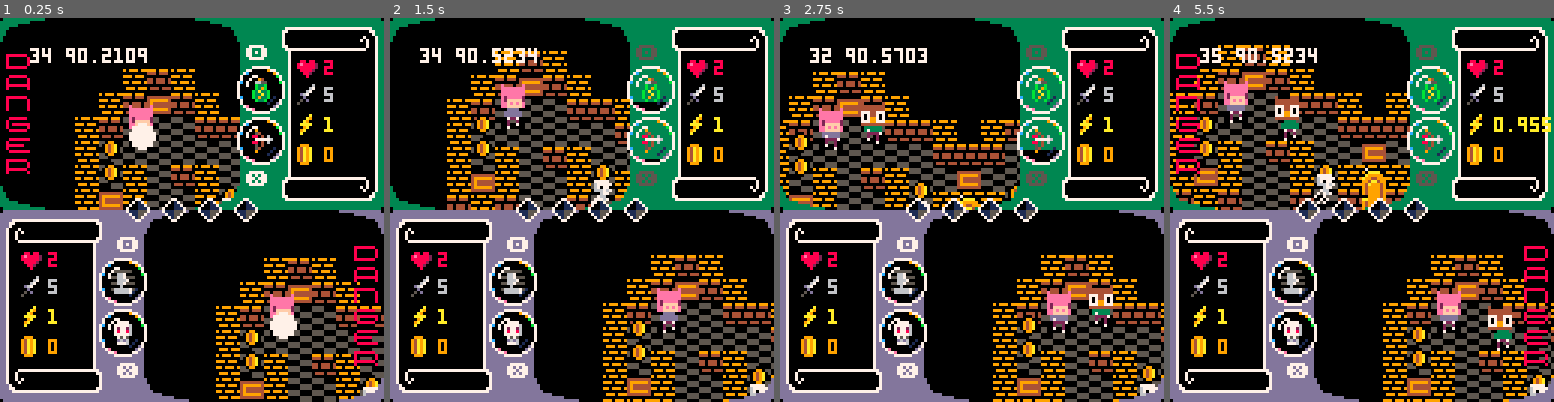
Above: before the commit, frames 1-4 (left to right).
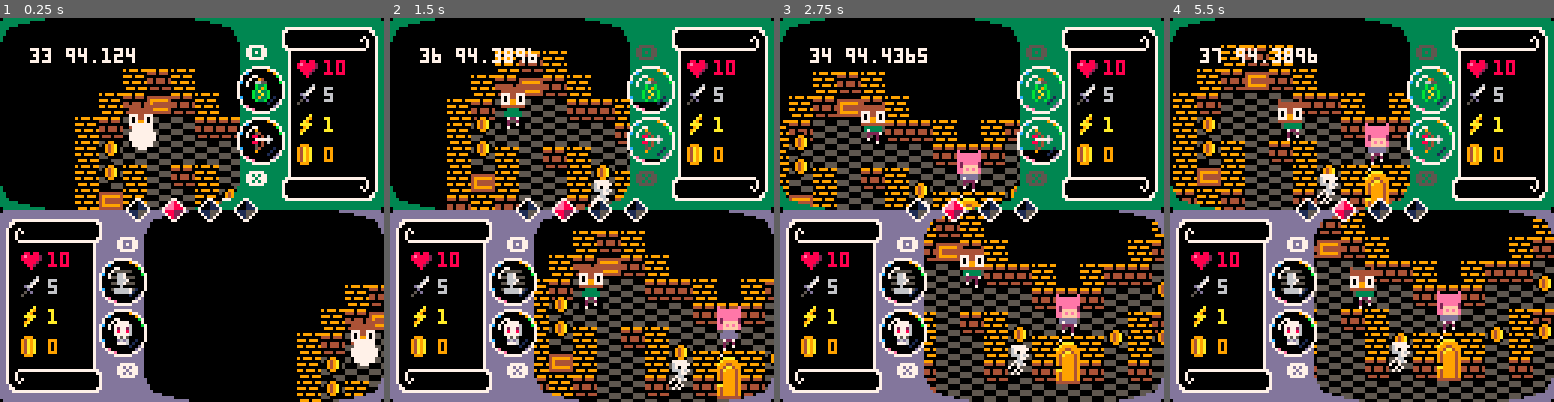
Above: after the commit, the same moments.

Repository: catnipped/hackman
Game: PICO-8 cartridge hackman.p8
Two runs of this game, one before a commit and one after it. Both use one fixed random seed, a clock stepped at 60 frames per second and the inputs below.
Inputs:
- Up to frame 1 (0.25 s): no input
- Up to frame 2 (1.5 s): tap X (X key) at 0.33, 1.07 s; tap O (Z key) at 0.7 s
- Up to frame 3 (2.75 s): hold Right 1.6-2.1 s; tap O (Z key) at 1.7, 2.1, 2.5 s; tap X (X key) at 1.85 s; hold Up 2.15-2.42 s; hold Right from 2.47 s (still down)
- Up to frame 4 (5.5 s): tap O (Z key) every 0.4 s from 2.9 to 5.3 s; tap X (X key) at 2.97, 4.08, 5.2 s; release Right at 3.03 s; hold Left 3.08-3.58 s; hold Down 3.63-3.97 s; hold Right 4.02-4.68 s; hold Up 4.73-5.03 s; hold Left from 5.08 s (still down)

The runs differ from the first frame. In frame 1, 10% of the frame differs, in the area x 1-100%, y 7-100%; in frame 2, 14%; in frame 3, 17%; in frame 4, 23%, in the area x 0-100%, y 7-100%.

Commit message:
tempo/velocity

Diff:
--- a/hackman.p8
+++ b/hackman.p8
@@ -73,14 +73,18 @@
       dir = {-1,0},
       targetdir = {0,0},
       tempo = 1,
-      hp = 2,
+      velocity = 1,
+      hp = 10,
       str = 5,
       coin = 0,
       headbobble = 0,
       dash = {false,10},
-      ability = {o = {active = false, cooldown = 0}, x = {active = false, cooldown = 0} }
+      ability = {o = {active = false, cooldown = 0}, x = {active = false, cooldown = 0} },
+      pickup = nil
     })
   end
+  player[2].x = 64
+  player[2].y = 32
 end
 
 function init_enemies(i)
@@ -135,14 +139,17 @@
     gem[i.nr] = true
   end
   del(items,i)
+  p.pickup = {0,i.sprite}
 end
 
 function _update()
   frames += 1
   if frames > 32000 then frames = 0 end
+  local velocity = {player[1].velocity, player[2].velocity}
   for p in all(player) do
+    velocity[p.nr] = lerp(velocity[p.nr],p.tempo,0.1)
     p.headbobble = sin((frames/p.tempo)*0.07)
-    control(p)
+
     if collision(p,walls,p.targetdir) == false then p.dir = p.targetdir end
     if collision(p,walls) then
     collisions_pushback(p) end
@@ -150,13 +157,26 @@
       if collision(p,{{i.x, i.y}}) then pickup(p,i) end
     end
     for c in all(chests) do
-      if collision(p,{c}) then chest2item(c) p.tempo = -2 end
-    end
-
+      if collision(p,{c}) then chest2item(c) velocity[p.nr] = -2 end
+    end
+    local p2 = player[2]
+    if p.nr == player[2].nr then p2 = player[1] end
+    if collision(p,{{p2.x,p2.y}},p.dir) then
+      velocity[p.nr] -= velocity[p2.nr]
+      p.dir = {0,0}
+    end
+    if p.dash[1] == true and collision(p,{{p2.x,p2.y}},{p.dir[1]*6,p.dir[2]*6} ) then
+      velocity[p2.nr] -= velocity[p.nr]
+      p2.hp -= p.str
+      p2.hp = max(p2.hp,0)
+    end
+  end
+  player[1].velocity = velocity[1]
+  player[2].velocity = velocity[2]
+  for p in all(player) do
+    control(p)
     movement(p)
-
     camera_smoothing(p)
-    p.tempo = lerp(p.tempo,1,0.1)
   end
 
   for e in all(enemy) do
@@ -180,25 +200,25 @@
   if btnp(0,p.nr-1) and p.dir[1] == -1 and p.dash[1] == false and p.dash[2] <= 0 then
     p.dash[1] = true
     p.dash[2] = 10
-    p.tempo += 2
+    p.velocity += 2
   end
 
   if btnp(1,p.nr-1) and p.dir[1] == 1 and p.dash[1] == false and p.dash[2] == 0 then
     p.dash[1] = true
     p.dash[2] = 10
-    p.tempo += 2
+    p.velocity += 2
   end
 
   if btnp(2,p.nr-1) and p.dir[2] == -1 and p.dash[1] == false and p.dash[2] == 0 then
     p.dash[1] = true
     p.dash[2] = 10
-    p.tempo += 2
+    p.velocity += 2
   end
 
   if btnp(3,p.nr-1) and p.dir[2] == 1 and p.dash[1] == false and p.dash[2] == 0 then
     p.dash[1] = true
     p.dash[2] = 10
-    p.tempo += 2
+    p.velocity += 2
   end
 
   p.dash[2] -= 1
@@ -206,7 +226,7 @@
   if p.dash[1] == true and p.dash[2] == 0 then
     p.dash[1] = false
     p.dash[2] = 30
-    p.tempo = p.tempo/3
+    p.velocity = p.velocity/3
   end
   local cooldown = p.ability.o.cooldown
   if btnp(4,p.nr-1) then cooldown = 16
@@ -251,15 +271,15 @@
 end
 
 function movement(p)
-  p.x = p.x + p.dir[1] * p.tempo
-  p.y = p.y + p.dir[2] * p.tempo
+  p.x = p.x + p.dir[1] * p.velocity
+  p.y = p.y + p.dir[2] * p.velocity
   add(p.history,{p.x,p.y})
   if #p.history > 10 then del(p.history,p.history[1]) end
 end
 
 function camera_smoothing(p)
-  p.cx = lerp(p.cx, p.x + p.targetdir[1] * 24, 0.05*p.tempo)
-  p.cy = lerp(p.cy, p.y + p.targetdir[2] * 24, 0.05*p.tempo)
+  p.cx = lerp(p.cx, p.x + p.targetdir[1] * 24, 0.05*p.velocity)
+  p.cy = lerp(p.cy, p.y + p.targetdir[2] * 24, 0.05*p.velocity)
 end
 
 function _draw()
@@ -275,7 +295,7 @@
     if p.nr == 1 then
       clip(0,0,80,64)
       local shake = {0,0}
-      if p.tempo < 0.5 then shake = {rnd(3),rnd(2)} end
+      if p.velocity < 0.1 then shake = {rnd(3),rnd(2)} end
       camera(p.cx-36+shake[1],p.cy-28+shake[2])
     elseif p.nr == 2 then
       clip(48,64,80,64)
@@ -311,13 +331,18 @@
 
     draw_enemies()
     draw_players()
+    if p.pickup then
+      palt(0,false)
+      palt(6,true)
+      spr(p.pickup[2], p.x,p.y-6-p.pickup[1]*1.2)
+      p.pickup[1] += 1
+      if p.pickup[1] > 7 then p.pickup = nil end
+      palt()
+    end
   end
   draw_ui()
   print(flr(stat(1)*100) .. " " .. stat(0),10,10,7)
   -- print(player[1].dash[2],10,17,8)
-  if debug ~= {} then
-    printh(debug)
-  end
   debug = {}
   -- draw_logo()
 end
